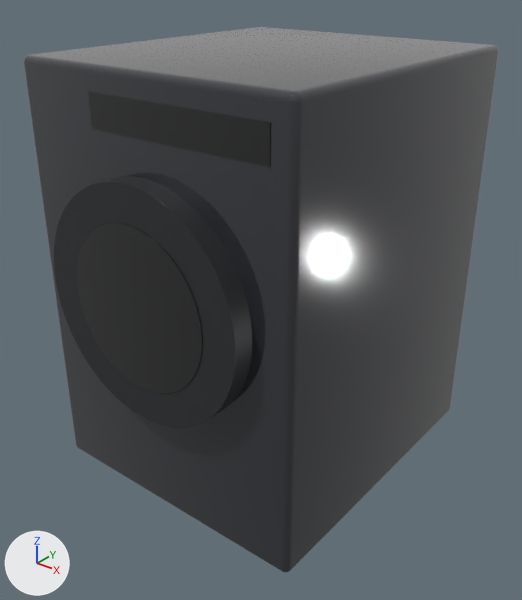
What one commit did to the glTF model apps/web/models/products/FX24KNTR.glb.
One viewpoint serves both versions: a camera (50 mm lens) standing at (1.002, -1.267, 1.184) and looking at (0.016, -0.034, 0.42). Every picture has the same lights, and +X, +Y and +Z are marked at lower left. The first picture is the older version. Where no turn or scale is listed for an object, it has been applied to the vertices.

Names of what the first picture shows: 'display_control', 'display_door_glass', 'door_shell', 'trim_door_ring'.
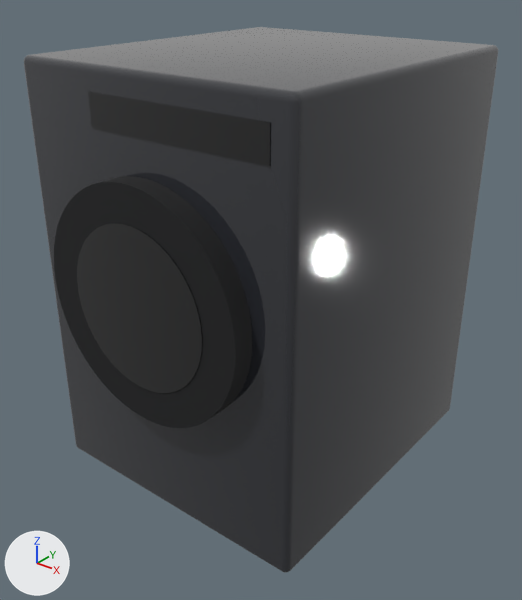
Location of each change, (x1, y1, x2, y2) in pixels of the pictures (522 x 600 px):
'door_shell', surface changed (darker)
    both: (57, 182, 391, 360)

The edits, one by one:
In material 'finish' (mat_finish), roughness goes from 0.12 to 0.07.
